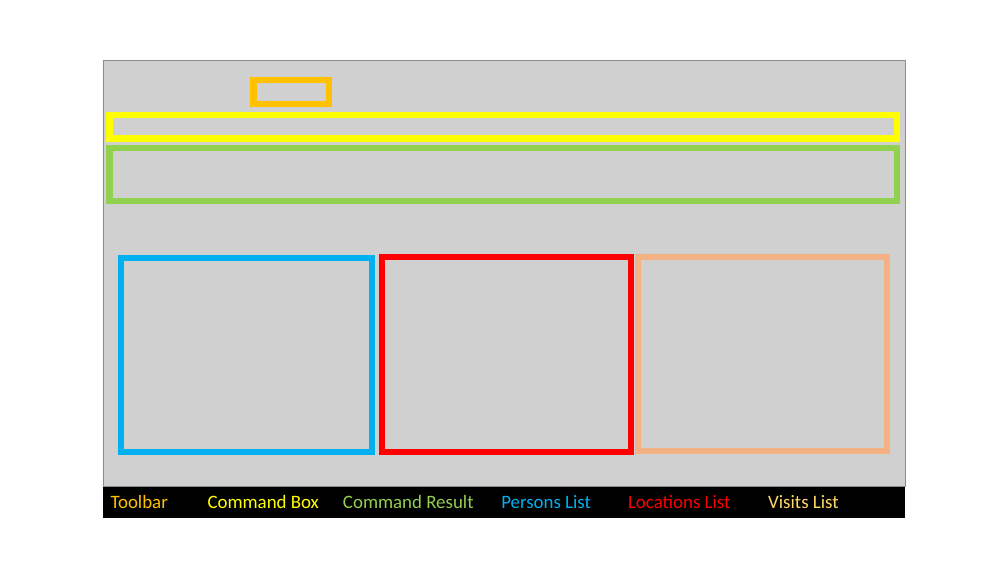
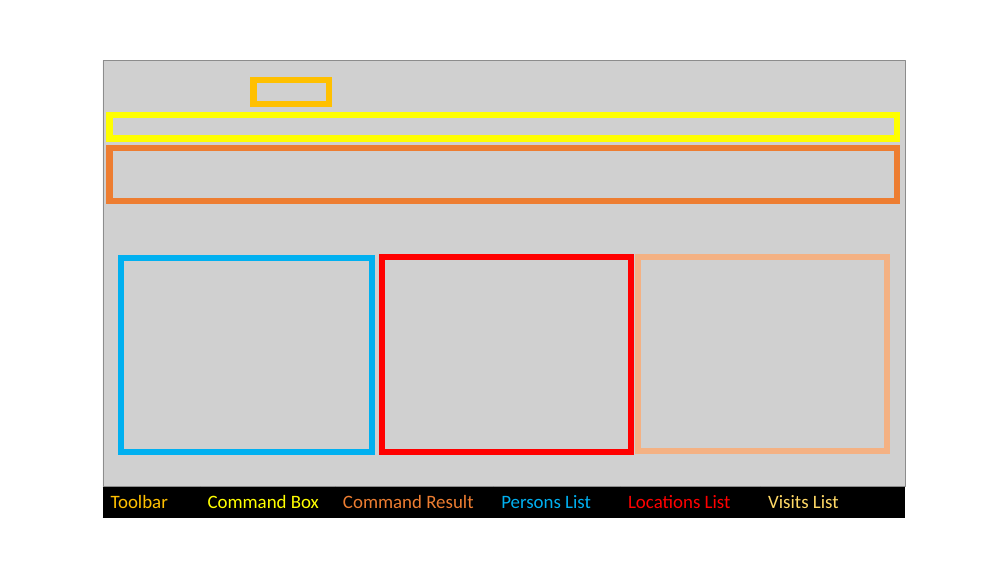
Before and after one commit to siangernlow/tp, a slide deck: slide 1 of docs/images/annotatedUI.pptx. Drawn at 1008x567 pixels with LibreOffice and Linux fonts; fonts in the diff are those of the drawing; grey boxes stand for pictures. Boxes give left, top, right and bottom in pixels: in the first picture for what was removed or moved away, otherwise in the second. Text is boxed around its words. In the diff, an @@ line names an element or a change of style, - is before the commit and + after.

```diff
--- a/docs/images/annotatedUI.pptx
+++ b/docs/images/annotatedUI.pptx
@@ rectangle at (x1=110, y1=148, x2=898, y2=201): outline #92D050 6 pt to #ED7D31 6 pt @@
@@ table at (x1=103, y1=487, x2=904, y2=518) @@
@@ text colour #92D050 to #ED7D31 in "Command Result" @@
```
Also in this commit, not shown: 6 other files.
